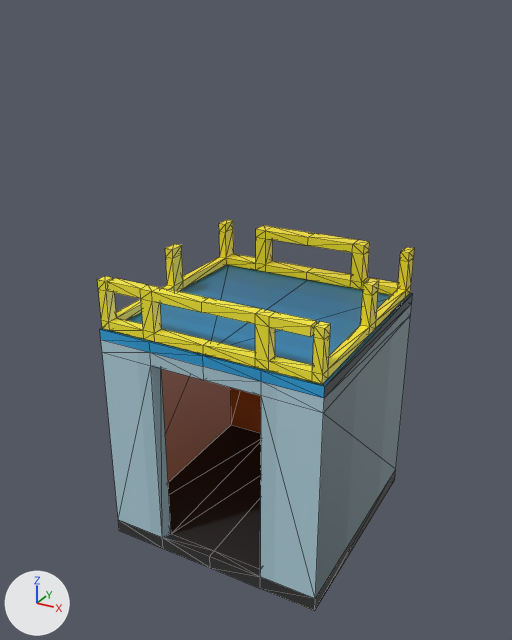
Before and after pictures for a commit that changed the glTF model blender_files/models.glb.
One viewpoint serves both versions: a camera (50 mm lens) standing at (2.67, -4.99, 3.5) and looking at (-0.04, -0.06, 1.04). The lights are fixed; the arrows at lower left show +X, +Y and +Z. Mesh edges are drawn as thin lines. Vertices at the same position are counted once.
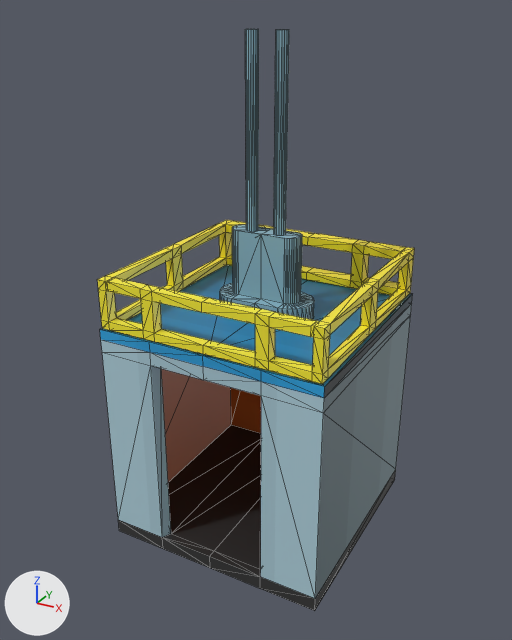
The edits, one by one:
me_cube_001 is used by ob_cube; location (0.0, 0.0, 0.0).
me_cube_001 had 274 vertices, 572 faces and spanned x -1.0..1.0, y -0.97..1.03, z -0.96..1.54.
me_cube_001 now has 508 vertices, 1085 faces and spans x -1.0..1.0, y -0.97..1.03, z -0.96..3.36.
me_cube_001 part 1: a new loose piece, a 16-sided cylinder along z spanning x -0.178..-0.078, y -0.013..0.087, z 1.808..3.362, in mat_material (picture img_imphenziapalette01_256_gradient).
me_cube_001 part 2: a new loose piece, a 16-sided cylinder along z spanning x 0.078..0.178, y -0.013..0.087, z 1.808..3.362, in mat_material (picture img_imphenziapalette01_256_gradient).
me_cube_001 part 3: a new loose piece of 170 vertices spanning x -0.43..0.43, y -0.16..0.26, z 1.09..1.81, in mat_material (picture img_imphenziapalette01_256_gradient).
Part 4, on me_cube_001:
64 new faces join them.

Where the change shows, as pixel boxes [x1, y1, x2, y2] in the pictures (512 x 640 px):
'Cube', reshaped (49% taller): before [97, 220, 415, 611]; after [97, 29, 415, 611]
part 1 of me_cube_001, added (cyan): after [245, 29, 259, 231]
part 2 of me_cube_001, added (cyan): after [274, 30, 289, 236]
part 3 of me_cube_001, added (cyan): after [220, 225, 314, 319]
part 4 of me_cube_001, added (yellow): after [105, 221, 409, 337]
